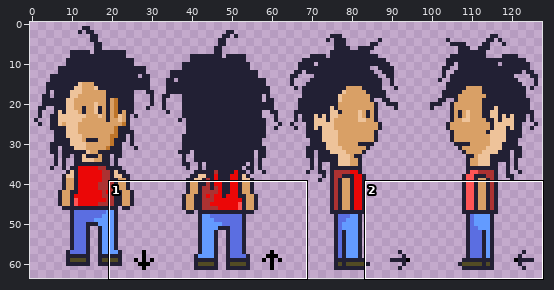
Pixel-art file, stored at images/alex.aseprite. Above, an overview of the earlier version with the close-up marked.
Close-up. As it was:
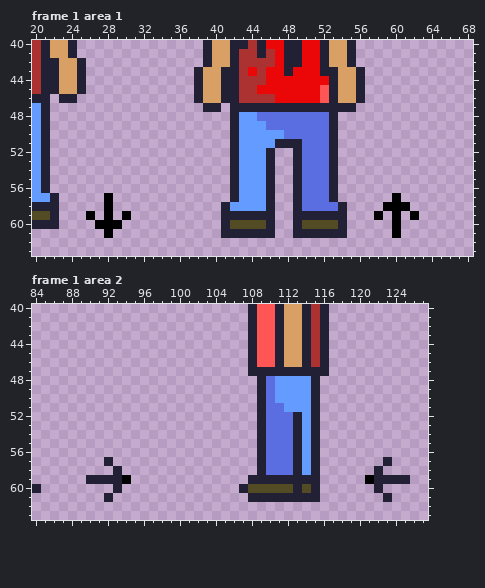
128x64 pixels, 9 frames. Shown: frame 1 area 1: x 20..68, y 40..63; frame 1 area 2: x 84..127, y 40..63.
Now the later version:
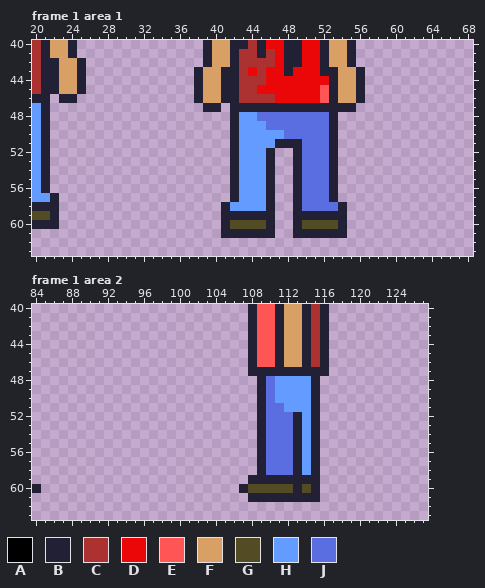
Palette (. is transparent): A #000000  B #222034  C #ac3232  D #eb0707  E #ff5555  F #d9a066  G #524b24  H #639bff  J #5b6ee1
Changes in this commit:
--- frame 1 area 1, layer "alex"
@@ x 20..68 @@
 56 HB....................BHHHB..BJJJB...............
-57 HHB.....A.............BHHHB..BJJJB......A........
-58 BBB.....A............BHHHHB..BJJJJB....AAA.......
-59 GGB...A.A.A..........BBBBBB..BBBBBB...A.A.A......
-60 BBB....AAA...........BGGGGB..BGGGGB.....A........
-61 ........A............BBBBBB..BBBBBB.....A........
+57 HHB...................BHHHB..BJJJB...............
+58 BBB..................BHHHHB..BJJJJB..............
+59 GGB..................BBBBBB..BBBBBB..............
+60 BBB..................BGGGGB..BGGGGB..............
+61 .....................BBBBBB..BBBBBB..............
 62 .................................................
--- frame 1 area 2, layer "alex"
@@ x 84..127 @@
 56 .........................BJJJBHB............
-57 ........B................BJJJBHB.......B....
-58 .........B...............BJJJBHB......B.....
-59 ......BBBBA.............BBBBBBBB.....ABBBB..
-60 B........B.............BGGGGGBGB......B.....
-61 ........B...............BBBBBBBB.......B....
+57 .........................BJJJBHB............
+58 .........................BJJJBHB............
+59 ........................BBBBBBBB............
+60 B......................BGGGGGBGB............
+61 ........................BBBBBBBB............
 62 ............................................
Where, in picture pixels (left, top, right, bottom), the same in both close-ups:
erased: (86, 193, 131, 238)
erased: (374, 193, 419, 238)
erased: (86, 457, 131, 502)
erased: (365, 457, 410, 502)
